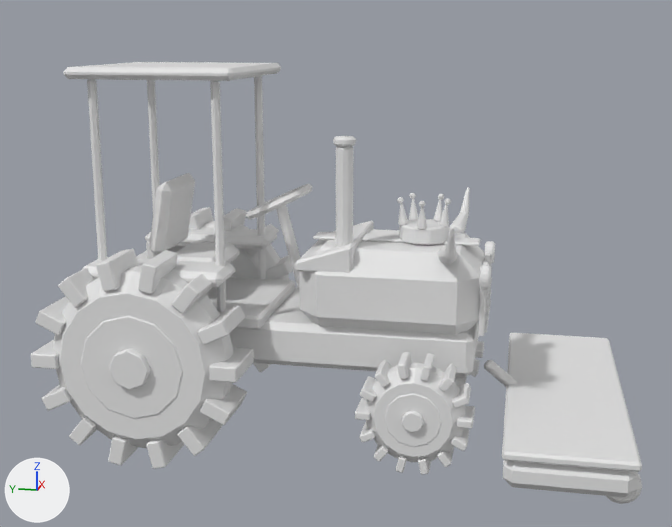
The FBX model art/tools/out/tractor.fbx, before and after one commit.
Before and after are seen from a 50 mm camera at (-16.38, -5.27, 7.03) aimed at (-0.17, -2.02, 2.98). Arrows for +X, +Y and +Z are at lower left; the lights stay in place. The older version comes first.

The older version as bpy lines, for what is in view:
```python
me_accent2_canopy = bpy.data.meshes.new('Accent2.Canopy')
me_accent2_canopy.from_pydata(...)  # 24 vertices, 26 faces; spans x -1.6..1.6, y -0.6..2.4, z 6.3..6.5
me_accent2_spin2 = bpy.data.meshes.new('Accent2#Spin2')
me_accent2_spin2.from_pydata(...)  # 48 vertices, 38 faces; spans x -2.088..-1.412, y -4.193..-3.207, z 0.357..1.343
me_dark = bpy.data.meshes.new('Dark')
me_dark.from_pydata(...)  # 240 vertices, 254 faces; spans x -3.0..3.0, y -7.2..1.7, z 0.2..5.35
me_dark_canopy = bpy.data.meshes.new('Dark.Canopy')
me_dark_canopy.from_pydata(...)  # 144 vertices, 152 faces; spans x -1.38..1.38, y -0.27..2.07, z 2.2..6.3
ob_accent2_canopy = bpy.data.objects.new('Accent2.Canopy', me_accent2_canopy)
ob_accent2_canopy.location = (0.0, 0.0, 0.0)
ob_accent2_spin2 = bpy.data.objects.new('Accent2#Spin2', me_accent2_spin2)
ob_accent2_spin2.location = (0.0, 0.0, 0.0)
ob_dark = bpy.data.objects.new('Dark', me_dark)
ob_dark.location = (0.0, 0.0, 0.0)
ob_dark_canopy = bpy.data.objects.new('Dark.Canopy', me_dark_canopy)
ob_dark_canopy.location = (0.0, 0.0, 0.0)
# also in view: 'Seat' at (0.0, 0.72, 3.58); 'Rubber#Spin3' at (2.05, 1.0, 1.6); 'Gold.Crown' at (-0.02, -3.6, 3.8); 'Accent2#Spin4' at (-2.05, 1.0, 1.6); 'Teeth.Horns' at (0.0, -4.12, 3.68)
```
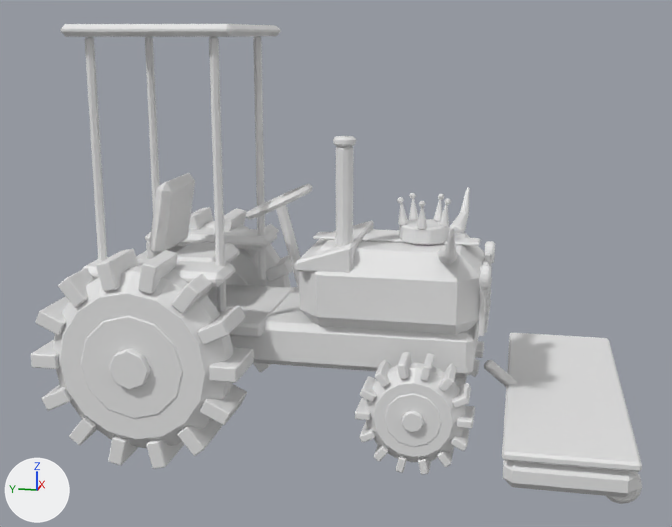
The change, as a diff of the scene's bpy script:
```diff
--- a/art/tools/out/tractor.fbx.py
+++ b/art/tools/out/tractor.fbx.py
@@ me_accent2_canopy @@
 # used by ob_accent2_canopy; location = (0.0, 0.0, 0.0)
-me_accent2_canopy.from_pydata(...)  # 24 vertices, 26 faces; spans x -1.6..1.6, y -0.6..2.4, z 6.3..6.5
+me_accent2_canopy.from_pydata(...)  # 24 vertices, 26 faces; spans x -1.6..1.6, y -0.6..2.4, z 7.0..7.2
+# me_accent2_canopy part 1: the whole mesh is moved by (0.0, 0.0, 0.7)
@@ me_dark @@
 me_dark.from_pydata(...)  # 240 vertices, 254 faces; spans x -3.0..3.0, y -7.2..1.7, z 0.2..5.35
 # used by ob_dark; location = (0.0, 0.0, 0.0)
+# me_dark part 3: the loose piece of 24 vertices spanning x -1.3..1.3, y -0.9..1.7, z 1.97..2.22 is moved by (0.0, 0.0, -0.15)
@@ me_dark_canopy @@
 # used by ob_dark_canopy; location = (0.0, 0.0, 0.0)
-me_dark_canopy.from_pydata(...)  # 144 vertices, 152 faces; spans x -1.38..1.38, y -0.27..2.07, z 2.2..6.3
+me_dark_canopy.from_pydata(...)  # 144 vertices, 152 faces; spans x -1.38..1.38, y -0.27..2.07, z 2.2..7.0
+# me_dark_canopy part 2: the whole mesh is scaled about its middle by (1, 1, 1.17), then moved by (0.0, 0.0, 0.35)
```

Location of each change, (x1, y1, x2, y2) in pixels of the pictures (672 x 527 px; the box of a moved part takes in the faces that stretch with it):
'Dark.Canopy', moved, rescaled (17% taller)
    before: (87, 76, 266, 313)
    after: (85, 36, 266, 313)
'Accent2.Canopy', moved
    before: (63, 62, 281, 81)
    after: (61, 24, 281, 37)
part 3 of me_dark, moved or reshaped
    before: (206, 277, 295, 330)
    after: (206, 284, 295, 338)
